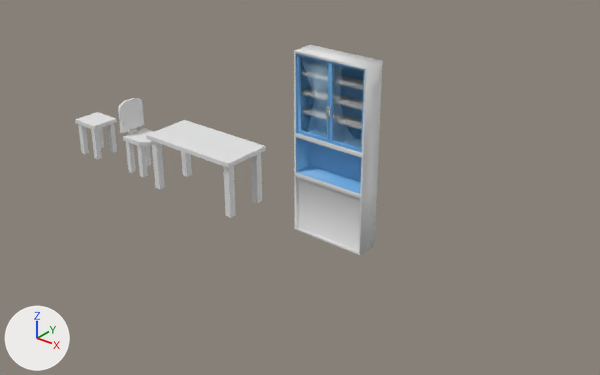
An edit to the FBX model Blinded/Assets/Models/Props/simple_Furniture.fbx, drawn before and after from the same camera.
Both versions are drawn from a camera (50 mm lens) standing at (4.57, -6.2, 4.35) and looking at (-0.54, 0.19, 0.39). The axes (+X, +Y, +Z) are drawn at lower left. The lights are the same throughout. Where no turn or scale is listed for an object, it has been applied to the vertices. Vertices at the same position are counted once.

Objects in the first picture: 'LeftDoor', 'Proto-Shelfcase', 'Proto-chair', 'Proto-chair2', 'Proto-table', 'RightDoor'.
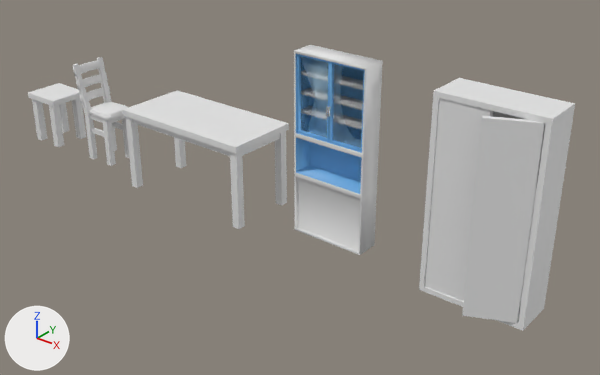
Where the newer file only moved an object's origin or applied its transform, the numbers keep the older frame.

Where the change shows, as pixel boxes [x1, y1, x2, y2] in the pictures (600 x 375 px):
'Cube', added: after [419, 78, 575, 331]
'Proto-table', reshaped, moved, rescaled (38% wider, 41% taller): before [146, 120, 266, 218]; after [123, 90, 289, 229]
'Proto-chair2', reshaped (37% wider, 35% taller): before [75, 112, 117, 159]; after [28, 83, 86, 147]
'Chair', added: after [72, 57, 129, 166]
'Proto-chair', deleted: before [118, 98, 154, 177]
'ChairPillow', added: after [92, 102, 128, 116]
part 1 of me_cube_001, added: after [125, 116, 143, 188]
part 2 of me_cube_001, added: after [230, 151, 245, 229]
part 3 of me_cube_001, added: after [132, 119, 230, 156]
part 4 of me_cube_001, added: after [174, 137, 186, 168]
part 5 of me_cube_001, added: after [275, 131, 287, 205]
part 6 of me_cube_001, deleted: before [146, 120, 266, 168]
part 7 of me_cube_001, deleted: before [251, 153, 262, 203]
part 8 of me_cube_001, deleted: before [151, 141, 165, 189]
part 9 of me_cube_001, deleted: before [181, 151, 192, 177]
part 10 of me_cube_001, deleted: before [223, 166, 236, 218]
part 11 of me_cube_001, added: after [123, 90, 289, 156]

Diff of the bpy script that builds the scene:
```diff
--- a/Blinded/Assets/Models/Props/simple_Furniture.fbx.py
+++ b/Blinded/Assets/Models/Props/simple_Furniture.fbx.py
@@ me_cube_001 @@
 # used by ob_proto_table; location = (0.0, 0.0, 0.0); scale = (0.222, 0.222, 0.222)
-me_cube_001.from_pydata(...)  # 40 vertices, 30 faces; spans x -10.94..-5.07, y -1.39..1.39, z 0.0..3.08
+me_cube_001.from_pydata(...)  # 88 vertices, 66 faces; spans x -2.77..2.79, y -1.36..1.36, z 0.0..3.08
+# me_cube_001 part 1: a new loose piece, a box spanning x -2.73..-2.44, y -1.28..-1.0, z 0.0..2.93, in mat_white_mat (white #e7e7e7)
+# me_cube_001 part 2: a new loose piece, a box spanning x 2.44..2.73, y -1.28..-1.0, z 0.0..2.93, in mat_white_mat (white #e7e7e7)
+# me_cube_001 part 3: a new loose piece, a box spanning x -2.62..2.59, y -1.23..-1.06, z 2.6..2.91, in mat_white_mat (white #e7e7e7)
+# me_cube_001 part 4: a new loose piece, a box spanning x -2.73..-2.44, y 1.0..1.28, z 0.0..2.93, in mat_white_mat (white #e7e7e7)
+# me_cube_001 part 5: a new loose piece, a box spanning x 2.44..2.73, y 1.0..1.28, z 0.0..2.93, in mat_white_mat (white #e7e7e7)
+# me_cube_001 part 6: the loose piece of 8 vertices spanning x -10.94..-5.07, y -1.39..1.39, z 2.85..3.08 is deleted
+# me_cube_001 part 7: the loose piece of 8 vertices spanning x -5.6..-5.24, y 0.84..1.2, z 0.0..2.93 is deleted
+# me_cube_001 part 8: the loose piece of 8 vertices spanning x -10.77..-10.41, y -1.2..-0.84, z 0.0..2.93 is deleted
+# me_cube_001 part 9: the loose piece of 8 vertices spanning x -10.77..-10.41, y 0.84..1.2, z 0.0..2.93 is deleted
+# me_cube_001 part 10: the loose piece of 8 vertices spanning x -5.6..-5.24, y -1.2..-0.84, z 0.0..2.93 is deleted
+# me_cube_001 part 11: 40 vertices added at x -2.77..2.79, y -1.36..1.36, z 2.6..3.08
 me_cube_001.materials.append(mat_white_mat)
@@ me_cube_003 @@
 me_cube_003.from_pydata(...)  # 40 vertices, 30 faces; spans x -3.949..-3.566, y -0.177..0.177, z 0.0..0.468
+# me_cube_003 part 12: the whole mesh is multiplied about its middle by the matrix ((1.417, 0.0, 0.0), (0.0, 1.417, 0.0), (0.0, 0.0, 1.417)), then moved by (-0.791, 0.0, 0.098)
 me_cube_003.materials.append(mat_white_mat)
@@ ob_proto_table @@
 ob_proto_table = bpy.data.objects.new('Proto-table', me_cube_001)
-ob_proto_table.location = (0.0, 0.0, 0.0)
-ob_proto_table.scale = (0.222, 0.222, 0.222)
+ob_proto_table.location = (-1.78, 0.0, 0.0)
+ob_proto_table.scale = (0.318, 0.318, 0.318)
@@ ob_proto_chair @@
-ob_proto_chair = bpy.data.objects.new('Proto-chair', me_cube_002)
@@ ob_chairpillow @@
+ob_chairpillow = bpy.data.objects.new('ChairPillow', me_cube_011)  # 170 vertices, 140 faces; spans x -0.23..0.174, y -0.189..0.189, z 0.646..0.7; in mat_chair_material (white #e7e7e7)
+ob_chairpillow.location = (-3.429, -0.001, 0.0)
@@ ob_cube @@
+ob_cube = bpy.data.objects.new('Cube', me_cube)  # 32 vertices, 26 faces; spans x 1.25..2.31, y -0.42..0.22, z 0.0..2.0; in mat_white_mat (white #e7e7e7)
+ob_cube.location = (0.0, 0.0, 0.0)
@@ ob_chair @@
+ob_chair = bpy.data.objects.new('Chair', me_cube_010)  # 368 vertices, 320 faces; spans x -0.386..0.181, y -0.228..0.228, z 0.0..1.241; in mat_chair_material (white #e7e7e7)
+ob_chair.location = (-3.429, -0.001, 0.0)
```
